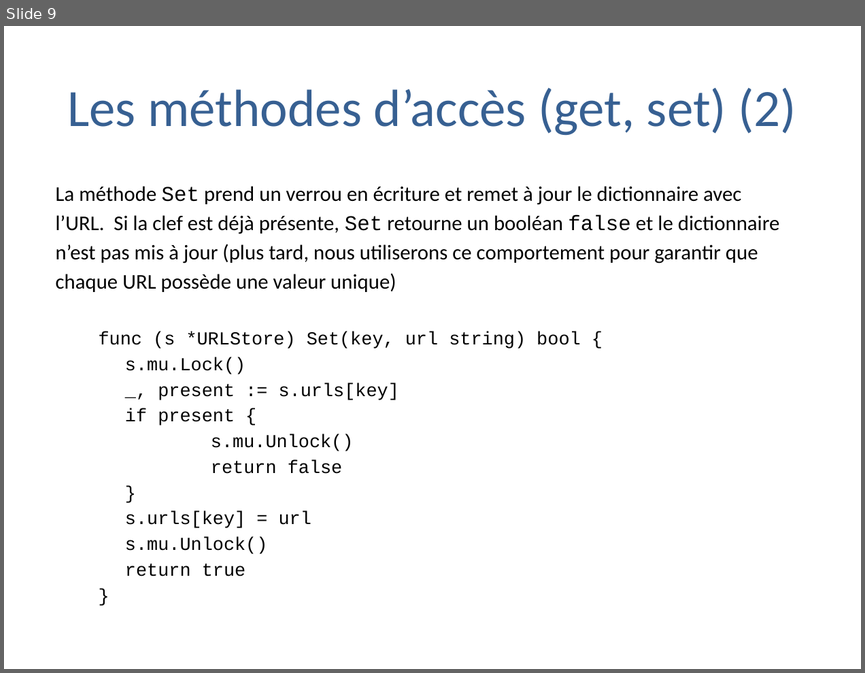
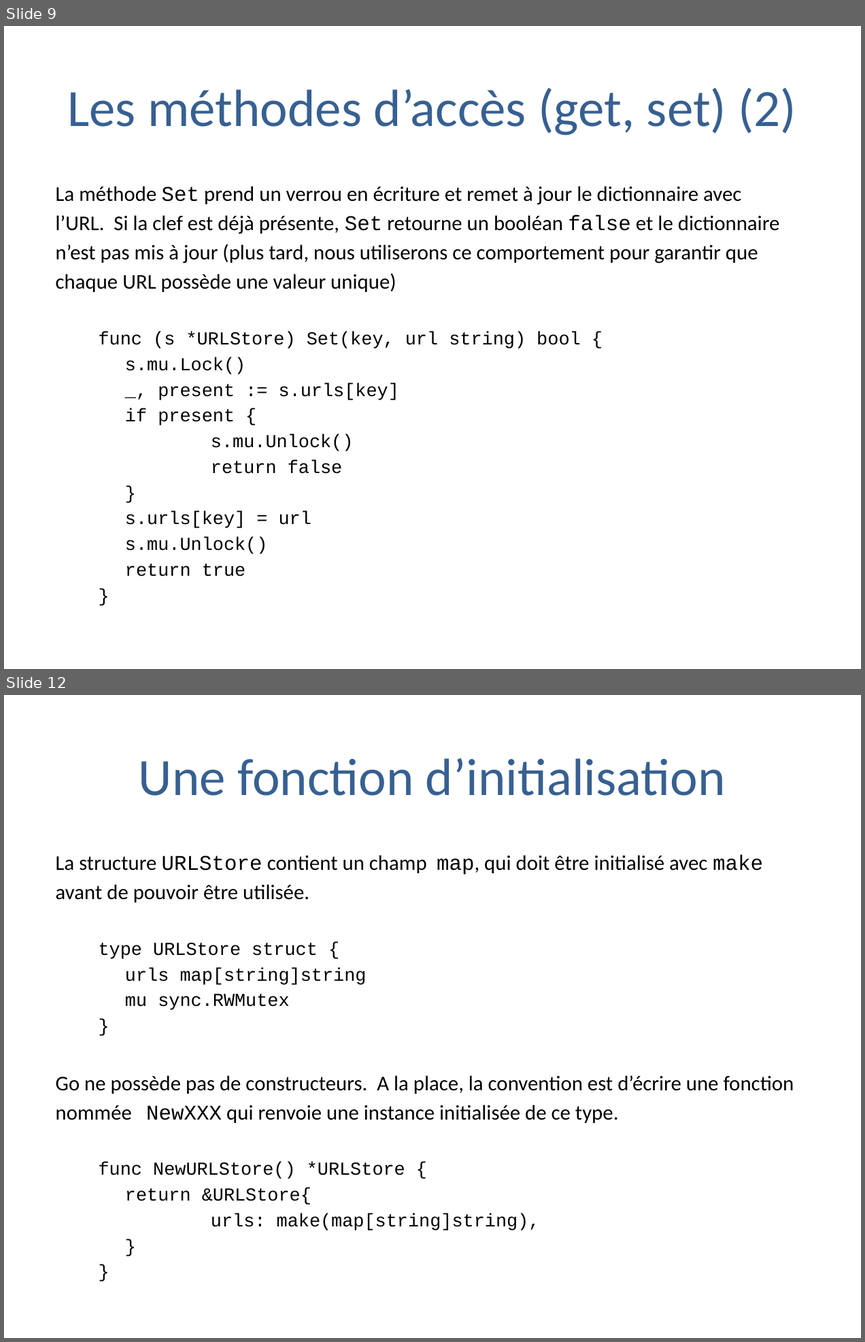
Before and after one commit to trash-anger/golang-france, a slide deck: Go-documentation/cours-general/Pratique de la programmation en go.pptx. Shown one above the other, each under a label of ours: slide 9 before the commit, slides 9 and 12 after it; the slides between them are not shown. The pictures are 865x673 and 865x1342 pixels, drawn with LibreOffice and Linux fonts; fonts in the diff are those of the drawing; background and template pictures are left out. Boxes give left, top, right and bottom in pixels: in the first picture for what was removed or moved away, otherwise in the second. Text is boxed around its words. In the diff, an @@ line names an element or a change of style, - is before the commit and + after.

```diff
--- a/Go-documentation/cours-general/Pratique de la programmation en go.pptx
+++ b/Go-documentation/cours-general/Pratique de la programmation en go.pptx
@@ slide 12 added at (4,695,861,1338), background #FFFFFF @@
@@ title added at (139,758,725,796), 44 pt, text #376092 @@
+Une fonction d’initialisation
@@ text added at (56,855,794,1230), 17.6 pt, text #000000 @@
+La structure URLStore contient un champ map, qui doit être initialisé avec make
+avant de pouvoir être utilisée.
+  type URLStore struct {
+  urls map[string]string
+  mu sync.RWMutex
+  }
+Go ne possède pas de constructeurs. A la place, la convention est d’écrire une fonction
+nommée NewXXX qui renvoie une instance initialisée de ce type.
+  func NewURLStore() *URLStore {
+  return &URLStore{
+  urls: make(map[string]string),
+  }
+  }
```
Also in this commit, not shown: 15 other slides added.
